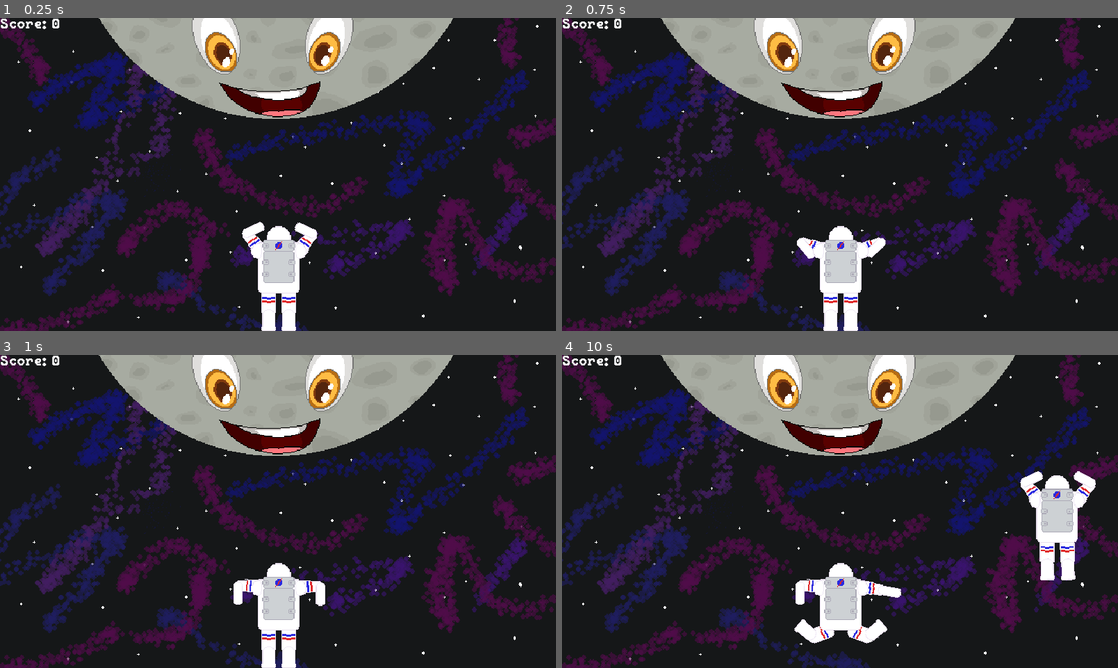
Above: before the commit, frames 1-4 (two rows, left to right).
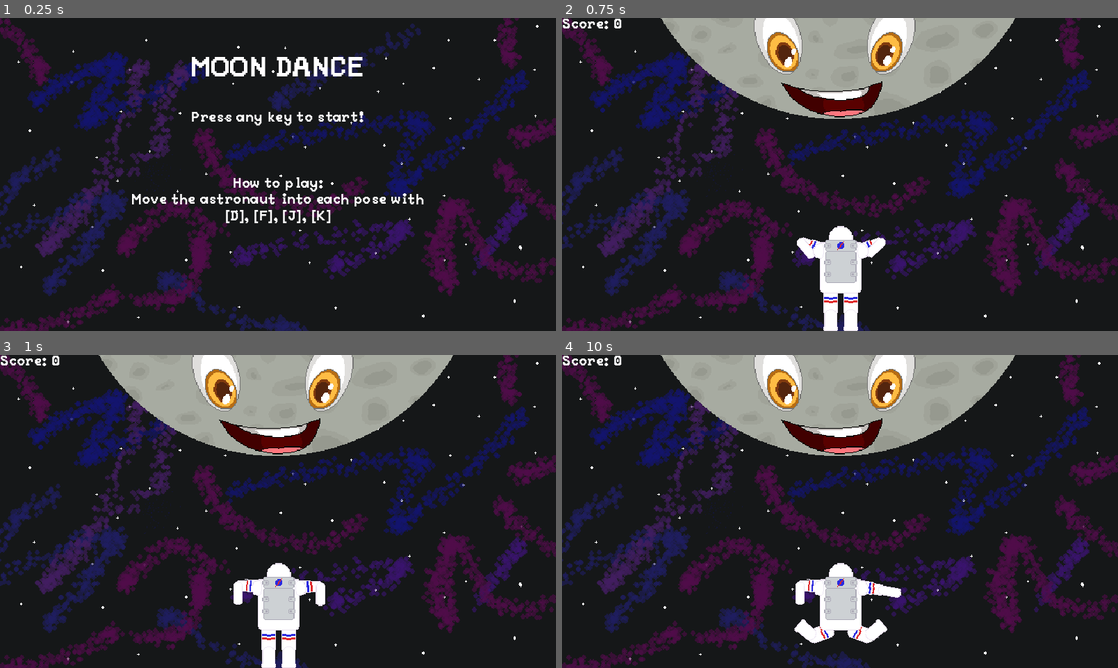
Above: after the commit, the same moments.

Repository: ADON15c/GGJ-2024
Game: Godot game, scene res://Scenes/Main/Main.tscn
Same seed, same stepped clock (60 frames per second), same inputs: the game is played once before the commit and once after it. Before the commit the project starts from res://Scenes/Game/Game.tscn.
Inputs:
- Up to frame 1 (0.25 s): no input
- Up to frame 2 (0.75 s): tap Enter at 0.5 s; hold D from 0.53 s (still down); tap F at 0.6 s
- Up to frame 3 (1 s): keep holding D
- Up to frame 4 (10 s): tap Space at 1.25, 2.75, 4.25 s; release D at 1.28 s; tap J every 2.25 s from 1.35 to 8.1 s; tap Enter at 2, 3.5 s; hold D 2.03-3.53 s; tap K every 2.25 s from 2.1 to 8.85 s; tap F every 2.25 s from 2.85 to 9.6 s; hold D 5.78-8.03 s; hold D from 9.53 s (still down)

The runs differ from the first frame. In frame 1, 19% of the frame differs, in the area x 0-82%, y 0-100%; in frame 2, nothing differs; in frame 3, nothing differs; in frame 4, 2.5%.

Commit message:
Added main menu

Diff:
--- /dev/null
+++ b/Scenes/Main/Main.gd
@@ -0,0 +1,6 @@
+extends Control
+
+
+func _input(event):
+	if event is InputEventKey and event.is_pressed():
+		get_tree().change_scene_to_file("res://Scenes/Game/Game.tscn")
--- /dev/null
+++ b/Scenes/Main/Main.tscn
@@ -0,0 +1,52 @@
+[gd_scene load_steps=6 format=3 uid="uid://n8a60ndvmlmw"]
+
+[ext_resource type="Script" path="res://Scenes/Main/Main.gd" id="1_8v36l"]
+[ext_resource type="Texture2D" uid="uid://bff05m2r8vib5" path="res://Assets/Sprites/Background.png" id="1_jpsap"]
+[ext_resource type="FontFile" uid="uid://c0hd51nplijps" path="res://Assets/Fonts/PeaberryBase.woff" id="3_h18tw"]
+
+[sub_resource type="LabelSettings" id="LabelSettings_120sh"]
+font = ExtResource("3_h18tw")
+font_size = 32
+
+[sub_resource type="LabelSettings" id="LabelSettings_60hx4"]
+font = ExtResource("3_h18tw")
+
+[node name="Main" type="Control"]
+layout_mode = 3
+anchors_preset = 15
+anchor_right = 1.0
+anchor_bottom = 1.0
+grow_horizontal = 2
+grow_vertical = 2
+script = ExtResource("1_8v36l")
+
+[node name="Space" type="Sprite2D" parent="."]
+z_index = -100
+position = Vector2(320, 180)
+texture = ExtResource("1_jpsap")
+
+[node name="Label" type="Label" parent="."]
+layout_mode = 0
+offset_top = 35.0
+offset_right = 640.0
+offset_bottom = 83.0
+text = "MOON DANCE"
+label_settings = SubResource("LabelSettings_120sh")
+horizontal_alignment = 1
+vertical_alignment = 1
+
+[node name="Label2" type="Label" parent="."]
+layout_mode = 0
+offset_top = 107.0
+offset_right = 640.0
+offset_bottom = 142.0
+text = "Press any key to start!
+
+
+
+How to play:
+Move the astronaut into each pose with
+[D], [F], [J], [K]"
+label_settings = SubResource("LabelSettings_60hx4")
+horizontal_alignment = 1
+vertical_alignment = 1
--- a/project.godot
+++ b/project.godot
@@ -11,9 +11,9 @@
 [application]
 
 config/name="GGJ-2024"
-run/main_scene="res://Scenes/Game/Game.tscn"
+run/main_scene="res://Scenes/Main/Main.tscn"
 config/features=PackedStringArray("4.2", "Forward Plus")
-config/icon="res://icon.svg"
+config/icon="res://Assets/Sprites/Astronaut.png"
 
 [display]
 
Not shown, added: export_presets.cfg
